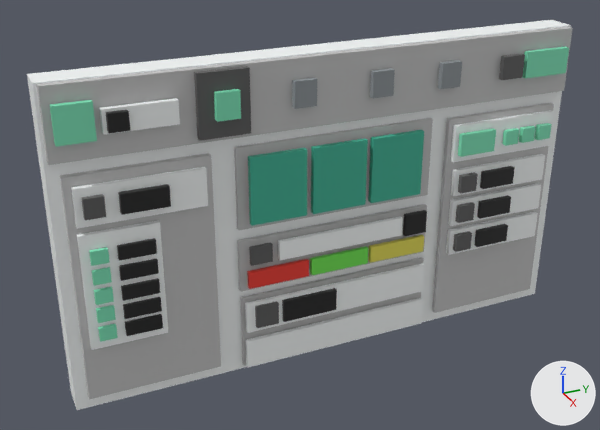
The glTF model public/models/sf.glb: old version first, new version second.
Both versions are drawn from a 50 mm lens placed at (8.78, -4.34, 6.41), pointed at (0.01, -0.39, 2.03). Every picture has the same lights, and +X, +Y and +Z are marked at lower right. Where no turn or scale is listed for an object, it has been applied to the vertices.

Script lines for the objects in view, before the commit:
```python
me_cube_002 = bpy.data.meshes.new('Cube.002')
me_cube_002.from_pydata(...)  # 464 vertices, 696 faces; spans x -0.2..0.46, y -3.44..3.44, z 0.07..4.14
me_cube_002.materials.append(mat_material)  # white #fcffff
me_cube_002.materials.append(mat_header)  # light grey #c5c5c5
me_cube_002.materials.append(mat_status)  # cyan #3fb497
me_cube_002.materials.append(mat_icons)  # green #81e7bd
me_cube_002.materials.append(mat_avatar)  # dark grey #5d5d5d
me_cube_002.materials.append(mat_button1)  # red #f03c30
me_cube_002.materials.append(mat_button2)  # green #73e753
me_cube_002.materials.append(mat_button3)  # yellow #e7de57
me_cube_002.materials.append(mat_names)  # black #202020
me_cube_002.materials.append(mat_icons2)  # grey #90979b
ob_cube = bpy.data.objects.new('Cube', me_cube_002)
ob_cube.location = (0.0, 0.0, 0.0)
```
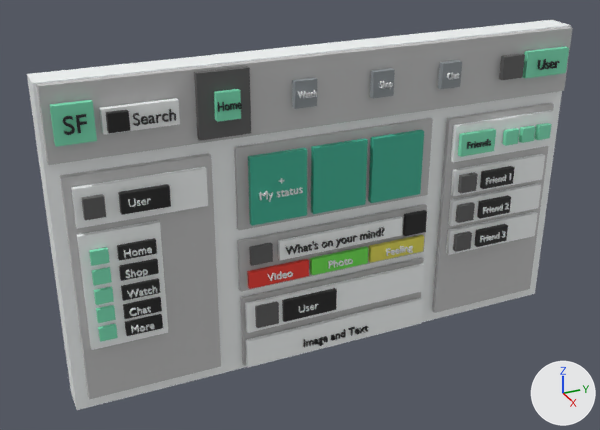
Commit message: text on projects

The change, as a list of edits to the scene's bpy script:
```text
Add ob_text_023:
    ob_text_023 = bpy.data.objects.new('Text.023', me_text_023)  # 2252 vertices, 4484 faces; spans x -0.013..0.013, y 0.012..0.966, z -0.038..0.112; in mat_names (black #202020)
    ob_text_023.location = (0.36, -0.5, 0.28)
Add ob_text_022:
    ob_text_022 = bpy.data.objects.new('Text.022', me_text_022)  # 2450 vertices, 4840 faces; spans x -0.013..0.013, y 0.0..1.379, z -0.038..0.117; in mat_names (black #202020)
    ob_text_022.location = (0.41, -0.77, 1.72)
Add ob_text_021:
    ob_text_021 = bpy.data.objects.new('Text.021', me_text_021)  # 732 vertices, 1452 faces; spans x -0.013..0.013, y 0.008..0.253, z -0.001..0.091; in mat_material (white #fcffff)
    ob_text_021.location = (0.45, -2.64, 2.72)
Add ob_text_020:
    ob_text_020 = bpy.data.objects.new('Text.020', me_text_020)  # 774 vertices, 1536 faces; spans x -0.013..0.013, y 0.004..0.169, z -0.001..0.081; in mat_material (white #fcffff)
    ob_text_020.location = (0.41, 1.41, 3.68)
Add ob_text_019:
    ob_text_019 = bpy.data.objects.new('Text.019', me_text_019)  # 706 vertices, 1404 faces; spans x -0.013..0.013, y 0.003..0.169, z -0.027..0.081; in mat_material (white #fcffff)
    ob_text_019.location = (0.41, 0.46, 3.68)
Add ob_text_018:
    ob_text_018 = bpy.data.objects.new('Text.018', me_text_018)  # 800 vertices, 1584 faces; spans x -0.013..0.013, y 0.0..0.23, z -0.001..0.08; in mat_material (white #fcffff)
    ob_text_018.location = (0.41, -0.59, 3.68)
Add ob_text_017:
    ob_text_017 = bpy.data.objects.new('Text.017', me_text_017)  # 628 vertices, 1248 faces; spans x -0.013..0.013, y 0.008..0.278, z -0.001..0.099; in mat_names (black #202020)
    ob_text_017.location = (0.48, -1.58, 3.68)
Add ob_text_016:
    ob_text_016 = bpy.data.objects.new('Text.016', me_text_016)  # 996 vertices, 1968 faces; spans x -0.013..0.013, y 0.01..0.422, z -0.001..0.092; in mat_material (white #fcffff)
    ob_text_016.location = (0.45, 2.11, 1.33)
Add ob_text_015:
    ob_text_015 = bpy.data.objects.new('Text.015', me_text_015)  # 880 vertices, 1736 faces; spans x -0.013..0.013, y 0.01..0.427, z -0.001..0.092; in mat_material (white #fcffff)
    ob_text_015.location = (0.45, 2.11, 1.76)
Add ob_text_014:
    ob_text_014 = bpy.data.objects.new('Text.014', me_text_014)  # 710 vertices, 1396 faces; spans x -0.013..0.013, y 0.01..0.406, z -0.001..0.091; in mat_material (white #fcffff)
    ob_text_014.location = (0.45, 2.11, 2.19)
Add ob_text_013:
    ob_text_013 = bpy.data.objects.new('Text.013', me_text_013)  # 732 vertices, 1452 faces; spans x -0.013..0.013, y 0.009..0.287, z -0.001..0.099; in mat_material (white #fcffff)
    ob_text_013.location = (0.4, -0.59, 0.85)
Add ob_text_012:
    ob_text_012 = bpy.data.objects.new('Text.012', me_text_012)  # 1154 vertices, 2292 faces; spans x -0.013..0.013, y 0.011..0.405, z -0.033..0.099; in mat_material (white #fcffff)
    ob_text_012.location = (0.4, 0.66, 1.4)
Add ob_text_011:
    ob_text_011 = bpy.data.objects.new('Text.011', me_text_011)  # 726 vertices, 1444 faces; spans x -0.013..0.013, y 0.01..0.351, z -0.001..0.099; in mat_material (white #fcffff)
    ob_text_011.location = (0.4, -0.18, 1.4)
Add ob_text_010:
    ob_text_010 = bpy.data.objects.new('Text.010', me_text_010)  # 664 vertices, 1316 faces; spans x -0.013..0.013, y 0.0..0.339, z -0.001..0.099; in mat_material (white #fcffff)
    ob_text_010.location = (0.4, -1.01, 1.4)
Add ob_text_009:
    ob_text_009 = bpy.data.objects.new('Text.009', me_text_009)  # 732 vertices, 1452 faces; spans x -0.013..0.013, y 0.011..0.348, z -0.002..0.13; in mat_names (black #202020)
    ob_text_009.location = (0.41, 2.78, 3.65)
Add ob_text_008:
    ob_text_008 = bpy.data.objects.new('Text.008', me_text_008)  # 1210 vertices, 2404 faces; spans x -0.013..0.013, y 0.007..0.467, z -0.002..0.131; in mat_names (black #202020)
    ob_text_008.location = (0.41, -2.5, 3.62)
Add ob_text_007:
    ob_text_007 = bpy.data.objects.new('Text.007', me_text_007)  # 264 vertices, 520 faces; spans x -0.013..0.013, y 0.011..0.247, z -0.002..0.19; in mat_names (black #202020)
    ob_text_007.location = (0.41, -3.23, 3.62)
Add ob_text_006:
    ob_text_006 = bpy.data.objects.new('Text.006', me_text_006)  # 970 vertices, 1916 faces; spans x -0.013..0.013, y 0.01..0.376, z -0.001..0.091; in mat_names (black #202020)
    ob_text_006.location = (0.45, 1.76, 2.74)
Add ob_text_005:
    ob_text_005 = bpy.data.objects.new('Text.005', me_text_005)  # 530 vertices, 1052 faces; spans x -0.013..0.013, y 0.009..0.28, z -0.001..0.091; in mat_material (white #fcffff)
    ob_text_005.location = (0.45, -2.75, 1.13)
Add ob_text_004:
    ob_text_004 = bpy.data.objects.new('Text.004', me_text_004)  # 774 vertices, 1536 faces; spans x -0.013..0.013, y 0.006..0.253, z -0.001..0.092; in mat_material (white #fcffff)
    ob_text_004.location = (0.45, -2.75, 1.37)
Add ob_text_003:
    ob_text_003 = bpy.data.objects.new('Text.003', me_text_003)  # 800 vertices, 1584 faces; spans x -0.013..0.013, y 0.0..0.345, z -0.001..0.091; in mat_material (white #fcffff)
    ob_text_003.location = (0.45, -2.75, 1.61)
Add ob_text_002:
    ob_text_002 = bpy.data.objects.new('Text.002', me_text_002)  # 706 vertices, 1404 faces; spans x -0.013..0.013, y 0.005..0.254, z -0.031..0.092; in mat_material (white #fcffff)
    ob_text_002.location = (0.45, -2.75, 1.87)
Add ob_text_001:
    ob_text_001 = bpy.data.objects.new('Text.001', me_text_001)  # 628 vertices, 1248 faces; spans x -0.013..0.013, y 0.01..0.322, z -0.001..0.091; in mat_material (white #fcffff)
    ob_text_001.location = (0.45, -2.75, 2.13)
Add ob_text:
    ob_text = bpy.data.objects.new('Text', me_text)  # 1298 vertices, 2564 faces; spans x -0.013..0.013, y 0.011..0.556, z -0.179..0.086; in mat_material (white #fcffff)
    ob_text.location = (0.4, -1.09, 2.66)
```

Where the change shows, as pixel boxes [x1, y1, x2, y2] in the pictures (600 x 430 px):
'Text.022', added: after [286, 227, 385, 255]
'Text.023', added: after [304, 326, 368, 348]
'Text.008', added: after [133, 109, 176, 126]
'Text.007', added: after [63, 114, 87, 135]
'Text', added: after [260, 178, 303, 202]
'Text.012', added: after [386, 246, 413, 256]
'Text.009', added: after [538, 59, 560, 70]
'Text.003', added: after [127, 285, 157, 297]
'Text.011', added: after [328, 259, 353, 269]
'Text.017', added: after [218, 102, 242, 112]
'Text.001', added: after [124, 247, 152, 258]
'Text.010', added: after [267, 271, 293, 281]
'Text.006', added: after [467, 139, 491, 149]
'Text.015', added: after [483, 203, 509, 214]
'Text.002', added: after [125, 269, 148, 278]
'Text.016', added: after [480, 231, 506, 243]
'Text.014', added: after [486, 173, 511, 185]
'Text.004', added: after [129, 306, 151, 316]
'Text.018', added: after [298, 90, 317, 99]
'Text.005', added: after [131, 324, 155, 334]
'Text.021', added: after [128, 198, 151, 207]
'Text.019', added: after [380, 81, 393, 89]
'Text.020', added: after [447, 72, 459, 79]
'Text.013', added: after [299, 304, 319, 313]
